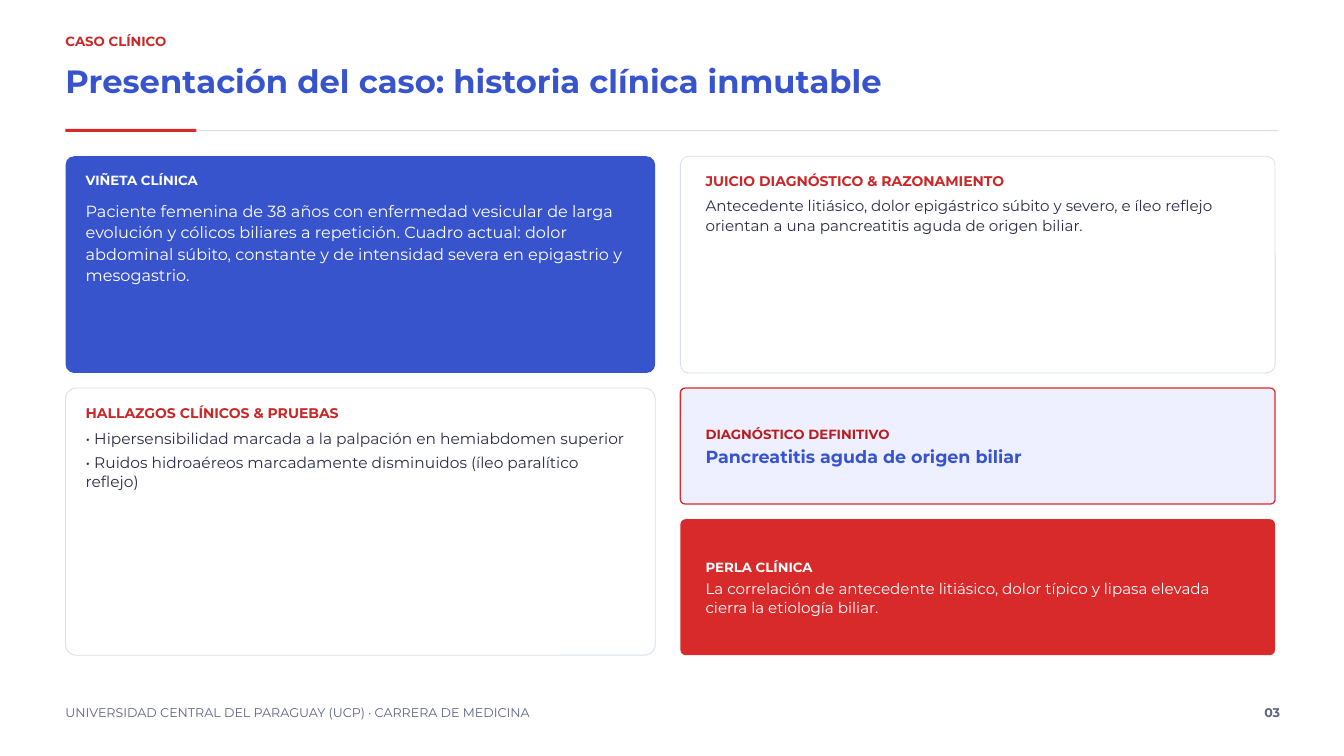
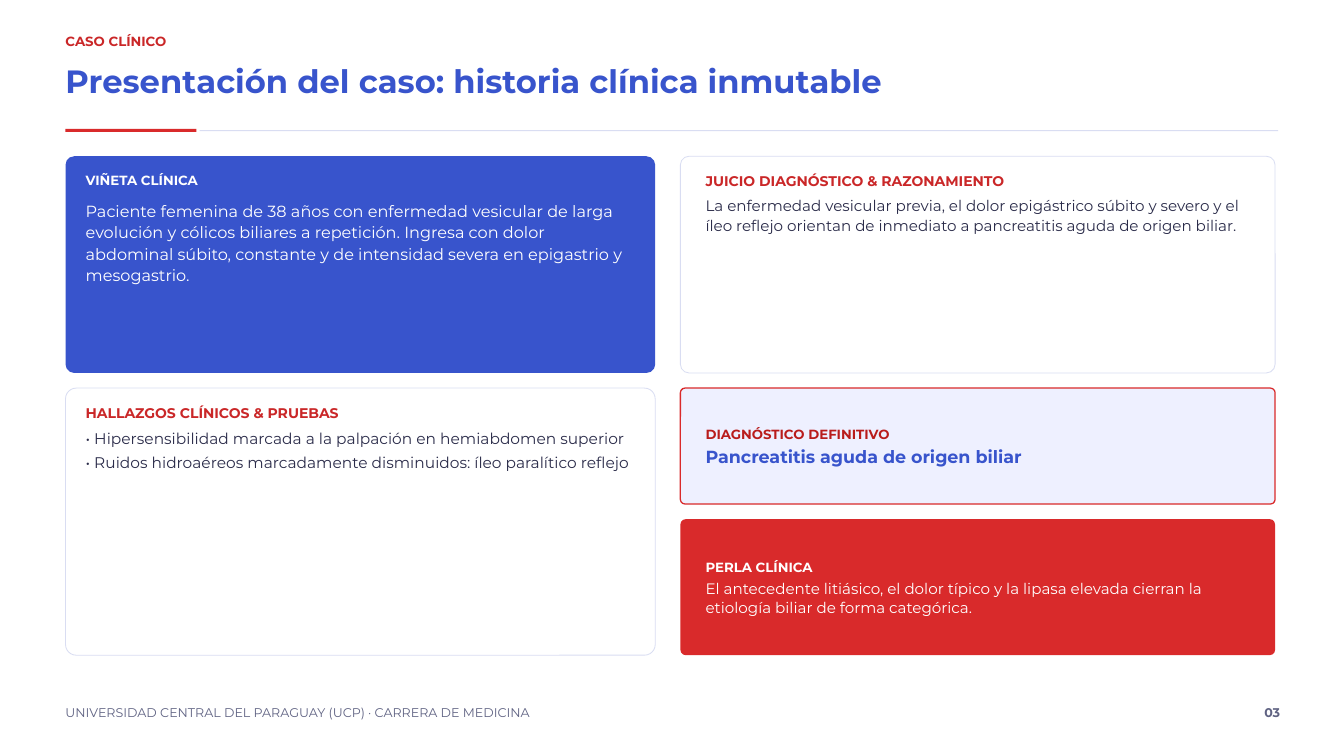
Before and after one commit to rpsin9096/slide-repo-v1, a slide deck: slide 3 of entregas-es/pancreatitis-biliar/Pancreatitis_biliar_12_diapositivas_es.pptx. Drawn at 1344x756 pixels with LibreOffice and Linux fonts; fonts in the diff are those of the drawing. Boxes give left, top, right and bottom in pixels: in the first picture for what was removed or moved away, otherwise in the second. Text is boxed around its words. In the diff, an @@ line names an element or a change of style, - is before the commit and + after.

```diff
--- a/entregas-es/pancreatitis-biliar/Pancreatitis_biliar_12_diapositivas_es.pptx
+++ b/entregas-es/pancreatitis-biliar/Pancreatitis_biliar_12_diapositivas_es.pptx
@@ text at (x1=86, y1=205, x2=622, y2=284): text changed @@
-Paciente femenina de 38 años con enfermedad vesicular de larga evolución y cólicos biliares a repetición. Cuadro actual: dolor abdominal súbito, constante y de intensidad severa en epigastrio y mesogastrio.
+Paciente femenina de 38 años con enfermedad vesicular de larga evolución y cólicos biliares a repetición. Ingresa con dolor abdominal súbito, constante y de intensidad severa en epigastrio y mesogastrio.
@@ text at (x1=706, y1=199, x2=1239, y2=234): text changed @@
-Antecedente litiásico, dolor epigástrico súbito y severo, e íleo reflejo orientan a una pancreatitis aguda de origen biliar.
+La enfermedad vesicular previa, el dolor epigástrico súbito y severo y el íleo reflejo orientan de inmediato a pancreatitis aguda de origen biliar.
@@ text at (x1=94, y1=456, x2=629, y2=471): text changed @@
-• Ruidos hidroaéreos marcadamente disminuidos (íleo paralítico reflejo)
+• Ruidos hidroaéreos marcadamente disminuidos: íleo paralítico reflejo
@@ text at (x1=706, y1=582, x2=1202, y2=616): text changed @@
-La correlación de antecedente litiásico, dolor típico y lipasa elevada cierra la etiología biliar.
+El antecedente litiásico, el dolor típico y la lipasa elevada cierran la etiología biliar de forma categórica.
```
Also in this commit, not shown: 8 other slides changed, 3 other files.
